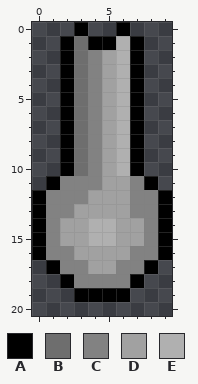
One commit to this pixel-art sprite: 暗夜军/空军/T3/青苍战斗机/turret1.png. Above is the file before it was changed.
The file is 10x30 pixels. Shown: x 0..9, y 0..20.
Palette (. is transparent): A #000000  B #6e6e6e  C #828282  D #a1a1a1  E #b0b0b0
Pixels before, first column x 0:
 0 ...A..A...
 1 ..ABAAEA..
 2 ..ABCDEA..
 3 ..ABCDEA..
 4 ..ABCDEA..
 5 ..ABCDEA..
 6 ..ABCDEA..
 7 ..ABCDEA..
 8 ..ABCDEA..
 9 ..ABCDEA..
10 ..ABCDEA..
11 .ACCCDDCA.
12 ACCCDDDCCA
13 ACCDDDDCCA
14 ACDDEEDDCA
15 ACDDEEDDCA
16 ACCDDDDCCA
17 .ACCDDCCA.
18 ..ACCCCA..
19 ...AAAA...
Now the later version:
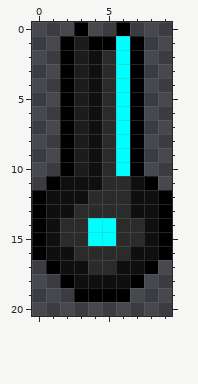
The exact change:
Colour B changes from #6e6e6e to #1c1c1c.
Colour C changes from #828282 to #0f0f0f.
Colour D changes from #a1a1a1 to #2b2b2b.
Colour E changes from #b0b0b0 to #00ffff.
Pixel boxes of the changes (left, top, right, bottom) in both pictures:
changed: (46, 36, 158, 288)
